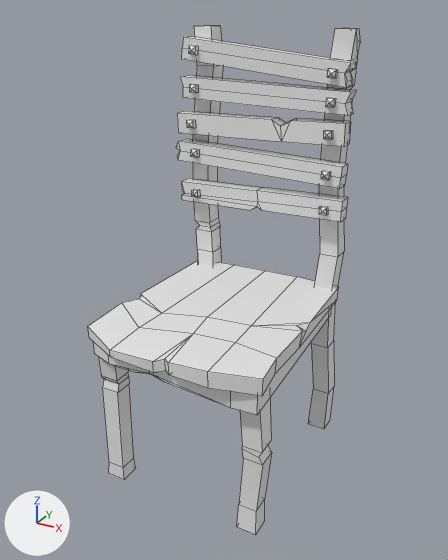
The Blender file Modelos/pirata objetos Breder.blend, before and after one commit.
Rendered twice from a 50 mm camera at (0.703, -1.277, 1.171) aimed at (0.012, -0.02, 0.543). Arrows for +X, +Y and +Z are at lower left; the lights stay in place. Mesh edges are drawn as thin lines. The same objects are shown in both versions, whatever each file hides.

The scene before the commit, as lines of its bpy script (objects in view):
```python
me_cadeira_comum = bpy.data.meshes.new('Cadeira.Comum')
me_cadeira_comum.from_pydata(...)  # 389 vertices, 381 faces; spans x -0.256..0.243, y -0.321..0.279, z 0.0..1.127
me_cadeira_comum.polygons.foreach_set('use_smooth', [True] * 381)
ob_cadeira_comum = bpy.data.objects.new('Cadeira.Comum', me_cadeira_comum)
ob_cadeira_comum.location = (0.0, 0.0, 0.0)
```
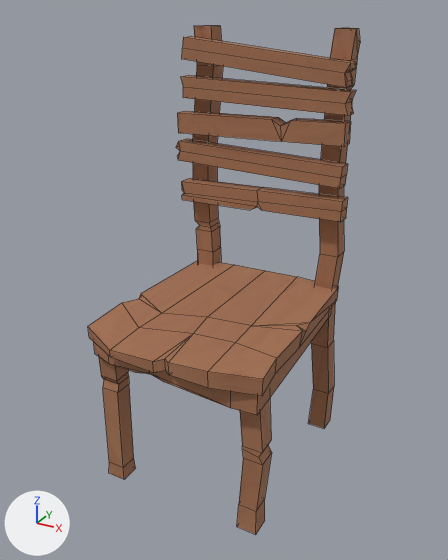
The change, as JSON lines over the scene's bpy script:
```json
{"op": "add", "block": "img_cadeira", "code": ["img_cadeira = load_image('Cadeira', '_unpacked/Cadeira', 1024, 1024, 'sRGB')"]}
{"op": "add", "block": "mat_cadeira", "code": ["mat_cadeira = principled_material('Cadeira')", "mat_cadeira.texture = img_cadeira", "mat_cadeira.roughness = 0.85"]}
{"block": "me_cadeira_comum", "where": "# used by ob_cadeira_comum; location = (0.0, 0.0, 0.0)"}
{"op": "remove", "block": "me_cadeira_comum", "code": "me_cadeira_comum.from_pydata(...)  # 389 vertices, 381 faces; spans x -0.256..0.243, y -0.321..0.279, z 0.0..1.127"}
{"op": "add", "block": "me_cadeira_comum", "code": "me_cadeira_comum.from_pydata(...)  # 299 vertices, 295 faces; spans x -0.256..0.243, y -0.321..0.279, z 0.0..1.127"}
{"block": "me_cadeira_comum", "change": "me_cadeira_comum part 1: 10 loose pieces with 90 vertices, spanning x -0.212..0.201, y 0.171..0.19, z 0.679..1.081, are deleted"}
{"block": "me_cadeira_comum", "change": "me_cadeira_comum part 2"}
{"block": "me_cadeira_comum", "change": "6 vertices are removed from x -0.15..0.171, y -0.291..0.243, z 0.423..0.43"}
{"block": "me_cadeira_comum", "change": "14 faces are deleted"}
{"block": "me_cadeira_comum", "change": "4 vertices in x -0.23..0.23, y -0.269..0.243, z 0.423 move by (0.0, 0.0, 0.008)"}
{"block": "me_cadeira_comum", "change": "4 vertices in x -0.224..-0.172, y -0.245..-0.194, z 0.39 move by (0.0, 0.0, 0.013)"}
{"block": "me_cadeira_comum", "change": "6 vertices are added at (-0.094, 0.243, 0.431), (0.136, 0.243, 0.431), (-0.034, 0.243, 0.431), (-0.15, -0.291, 0.437), (0.171, -0.279, 0.432), (-0.034, -0.291, 0.437)"}
{"block": "me_cadeira_comum", "change": "8 new faces join them"}
{"block": "me_cadeira_comum", "change": "me_cadeira_comum part 3: 287 faces spanning x -0.256..0.243, y -0.321..0.279, z 0.0..1.127 switch from no material to mat_cadeira (picture img_cadeira)"}
```

Boxes (x1, y1, x2, y2) around the edits, measured in the pictures (448 x 560 px):
```json
{"part": 1, "of": "me_cadeira_comum", "change": "deleted", "before": [187, 45, 338, 215]}
{"part": 2, "of": "me_cadeira_comum", "change": "cut back", "before": [94, 307, 332, 415], "after": [94, 307, 332, 415]}
{"part": 3, "of": "me_cadeira_comum", "change": "recoloured", "before": [88, 26, 360, 534], "after": [88, 26, 360, 534], "on screen": "white to brown"}
```
